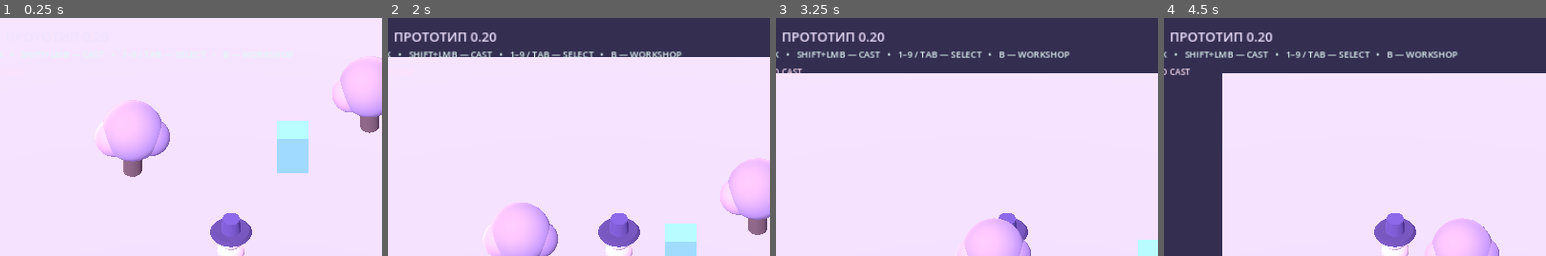
Above: before the commit, frames 1-4 (left to right).
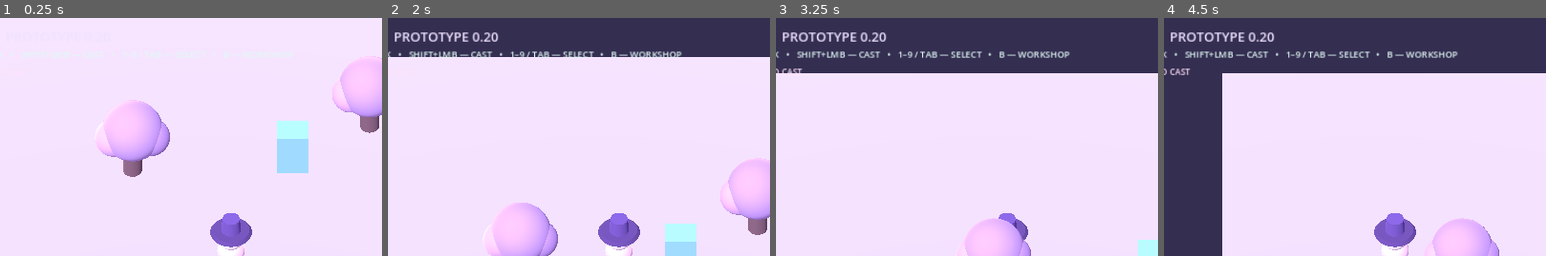
Above: after the commit, the same moments.

Repository: 0ri-space-cat/luna-dev-mode
Game: Godot game, scene res://scenes/main.tscn
Same seed, same stepped clock (60 frames per second), same inputs: the game is played once before the commit and once after it.
Inputs (mouse positions are % of the whole screen's width and height, from its top left):
- Up to frame 1 (0.25 s): no input
- Up to frame 2 (2 s): click "ENGLISH" at 0.5 s; tap Enter at 1.25 s; move the mouse to (45, 70) at 1.27 s; hold W (move_forward) from 1.28 s (still down); tap 1 at 1.35 s; click (45, 70) at 1.42 s
- Up to frame 3 (3.25 s): release W (move_forward) at 2 s; drag from (80, 65) to (45, 70) at 2.02 s; tap Space at 2.75 s; move the mouse to (20, 35) at 2.77 s; hold A (move_left) from 2.78 s (still down); tap Tab at 2.85 s
- Up to frame 4 (4.5 s): release A (move_left) at 3.5 s; drag from (55, 50) to (20, 35) at 3.52 s; click "✓ DONE [ESC]" at 4.25 s
The pictures show only the part of the screen within x 20-70%, y 0-50%; the shares and areas given below are measured in that part.

The runs differ from the first frame. In frame 2, 0.7% of the frame differs, in the area x 2-29%, y 6-10%; in frame 3, 0.7%; in frame 4, 0.7%.

Commit message:
chore: label current game logic graybox as 0.20

Diff:
--- a/scripts/core/ui_language.gd
+++ b/scripts/core/ui_language.gd
@@ -67,7 +67,7 @@
 	"ОГНЕННЫЙ ШАР": "FIREBALL",
 	"ЛЕДЯНОЙ ОСКОЛОК": "FROST SHARD",
 	"ИСКРОВОЙ РАЗРЯД": "ARC BOLT",
-	"LUNA: DEV MODE   ✦   ПРОТОТИП 0.18": "LUNA: DEV MODE   ✦   PROTOTYPE 0.18",
+	"LUNA: DEV MODE   ✦   ПРОТОТИП 0.20": "LUNA: DEV MODE   ✦   PROTOTYPE 0.20",
 	"WASD — ходить   •   ЛКМ — взломать   •   Shift+ЛКМ — колдовать   •   1–9 / Tab — выбрать   •   B — конструктор": "WASD — MOVE   •   LMB — HACK   •   SHIFT+LMB — CAST   •   1–9 / TAB — SELECT   •   B — WORKSHOP",
 	"Попробуй: FRIDGE → IS_ALIVE TRUE → BEHAVIOR_MODE CHASE → TARGET_GROUP TREE": "TRY: FRIDGE → IS_ALIVE TRUE → BEHAVIOR_MODE CHASE → TARGET_GROUP TREE",
 	"ДНЕВНИК ЛУНЫ   [J]": "LUNA'S JOURNAL   [J]",
